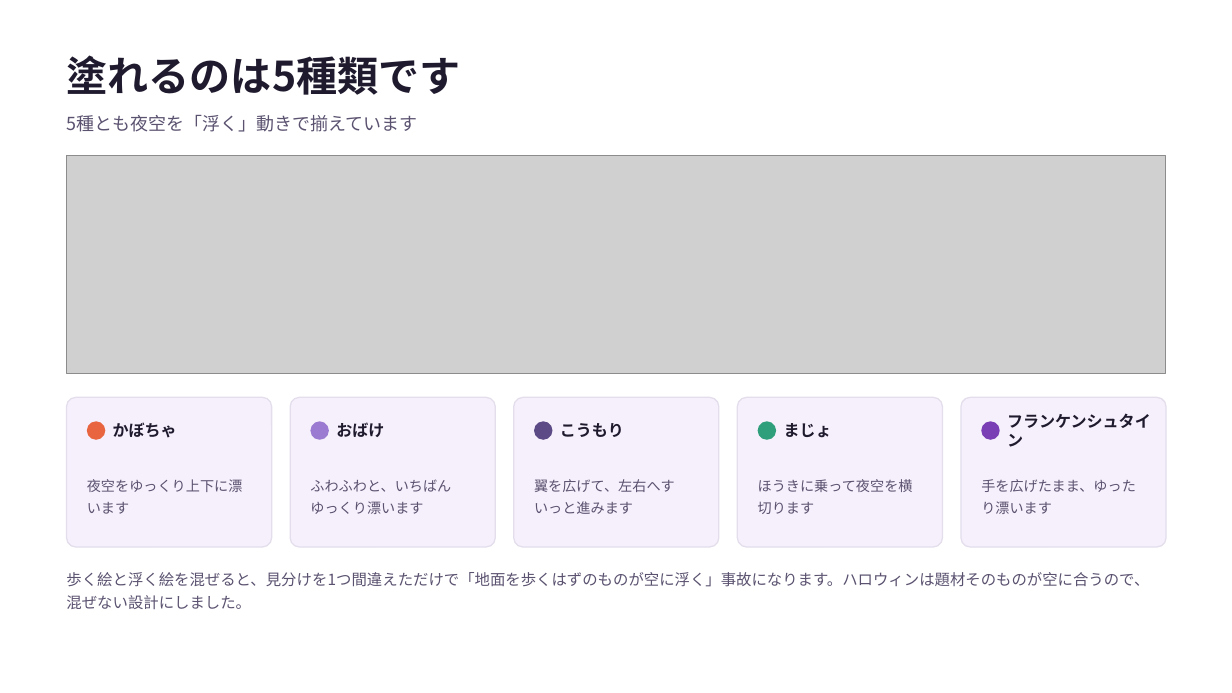
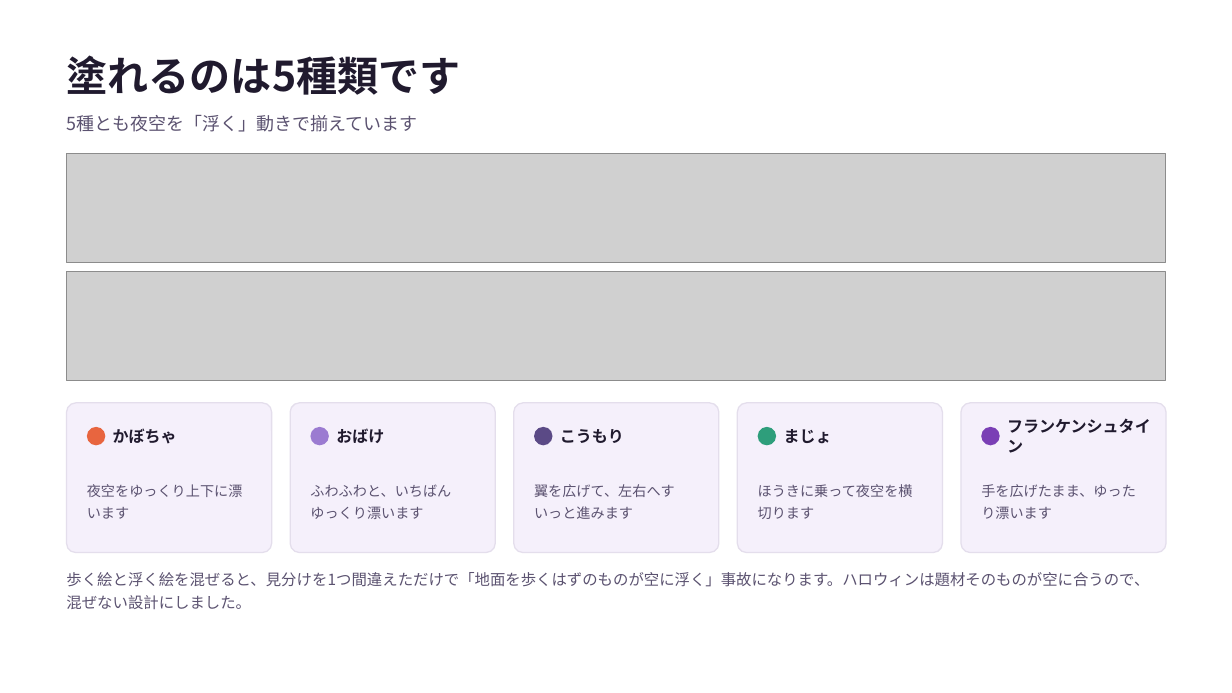
Before and after one commit to manakikido-jpg/PaintingsAquarium, a slide deck: slide 6 of docs/お絵かきハロウィン-企画書.pptx. Drawn at 1232x693 pixels with LibreOffice and Linux fonts; fonts in the diff are those of the drawing; grey boxes stand for pictures. Boxes give left, top, right and bottom in pixels: in the first picture for what was removed or moved away, otherwise in the second. Text is boxed around its words. In the diff, an @@ line names an element or a change of style, - is before the commit and + after.

```diff
--- a/docs/お絵かきハロウィン-企画書.pptx
+++ b/docs/お絵かきハロウィン-企画書.pptx
@@ picture: place and size @@
-picture at (67, 155, 1165, 373)
+picture at (67, 153, 1165, 262)
@@ picture added at (67, 272, 1165, 381) @@
@@ 10 texts, 5 ellipses, 5 rounded rectangles: place and size @@
-10 texts, 5 ellipses, 5 rounded rectangles at (67, 397, 1166, 547)
+10 texts, 5 ellipses, 5 rounded rectangles at (67, 403, 1166, 553)
```
Also in this commit, not shown: 8 other files.
